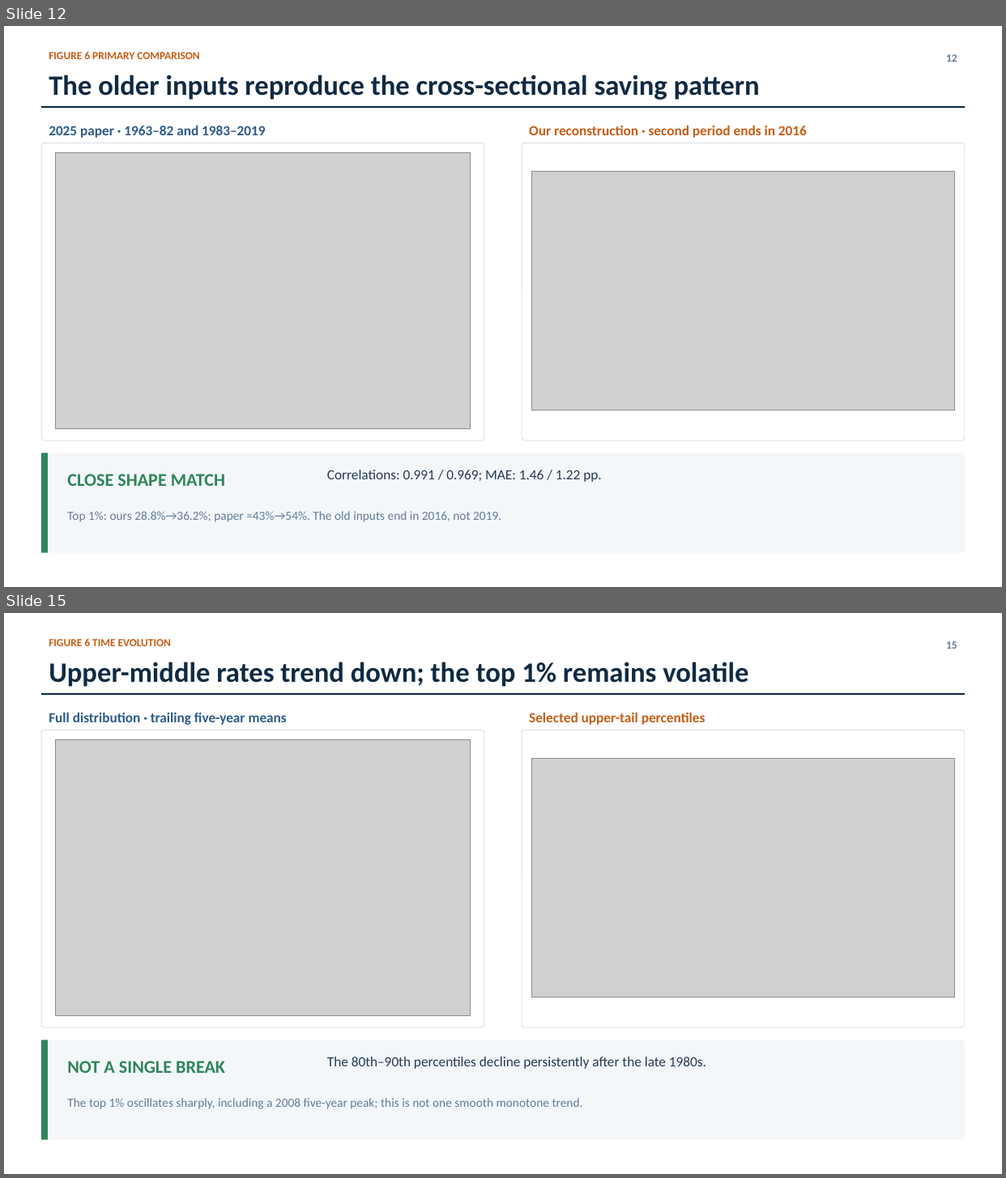
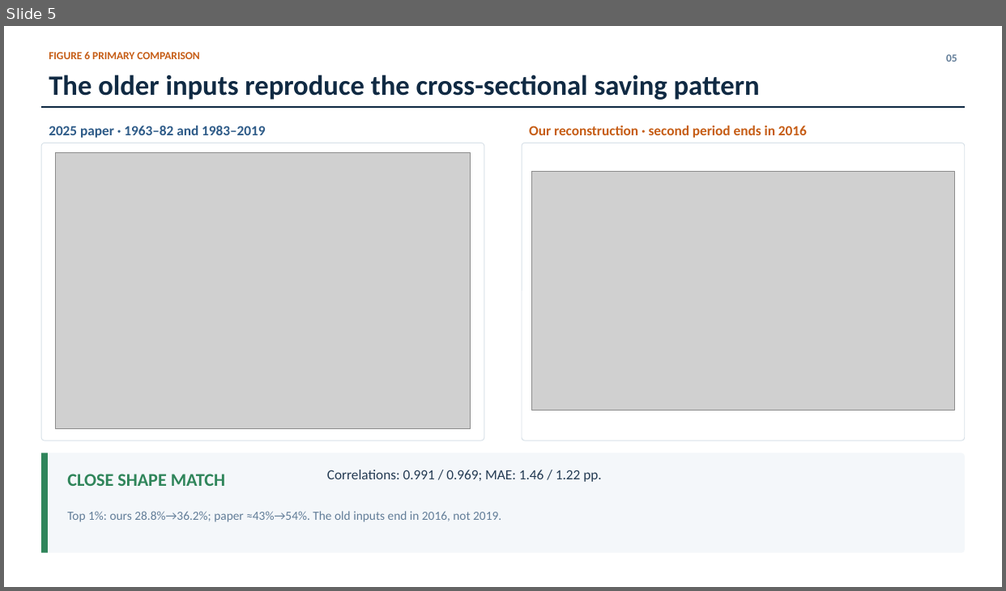
Before and after one commit to lorenz-gorini/mian-sufi-straub2025-saving-glut-replication, a slide deck: Presentation/4_figure_comparison/presentation.pptx. Shown one above the other, each under a label of ours: slides 12 and 15 before the commit, slide 5 after it; the slides between them are not shown. The pictures are 1006x1178 and 1006x591 pixels, drawn with LibreOffice and Linux fonts; fonts in the diff are those of the drawing; grey boxes stand for pictures. Boxes give left, top, right and bottom in pixels: in the first picture for what was removed or moved away, otherwise in the second. Text is boxed around its words. In the diff, an @@ line names an element or a change of style, - is before the commit and + after.

Commit message:
Refresh comparison + extension presentation decks
- add direct Figure 6 and Figure 8 comparisons
- move wealth and heatmap diagnostics to the extension deck
- update presentation sources, QA contracts, and project records

```diff
--- a/Presentation/4_figure_comparison/presentation.pptx
+++ b/Presentation/4_figure_comparison/presentation.pptx
@@ slide 15 removed at <box>4,613,1002,1174</box>, background #FFFFFF @@
@@ text removed at <box>49,638,171,646</box> @@
-FIGURE 6 TIME EVOLUTION
@@ text removed at <box>946,641,957,649</box> @@
-15
@@ text removed at <box>49,662,748,687</box> @@
-Upper-middle rates trend down; the top 1% remains volatile
@@ rectangle removed at <box>41,693,965,695</box> @@
@@ rounded rectangle removed at <box>41,730,484,1028</box> @@
@@ text removed at <box>49,713,287,725</box> @@
-Full distribution · trailing five-year means
@@ rounded rectangle removed at <box>522,730,965,1028</box> @@
@@ text removed at <box>529,713,705,725</box> @@
-Selected upper-tail percentiles
@@ picture removed at <box>56,740,470,1016</box> @@
@@ picture removed at <box>532,758,954,998</box> @@
@@ rounded rectangle removed at <box>41,1041,965,1140</box> @@
@@ rectangle removed at <box>41,1041,48,1140</box> @@
@@ text removed at <box>67,1061,225,1073</box> @@
-NOT A SINGLE BREAK
@@ text removed at <box>327,1057,706,1069</box> @@
-The 80th–90th percentiles decline persistently after the late 1980s.
@@ text removed at <box>67,1098,583,1110</box> @@
-The top 1% oscillates sharply, including a 2008 five-year peak; this is not one smooth monotone trend.
@@ what was slide 12 is now slide 5 @@
@@ slide 5 changed as well @@
@@ text at <box>946,54,957,62</box>: text changed @@
-12
+05
```
Also in this commit, not shown: 6 other slides changed, 10 other slides removed, 21 other files.
